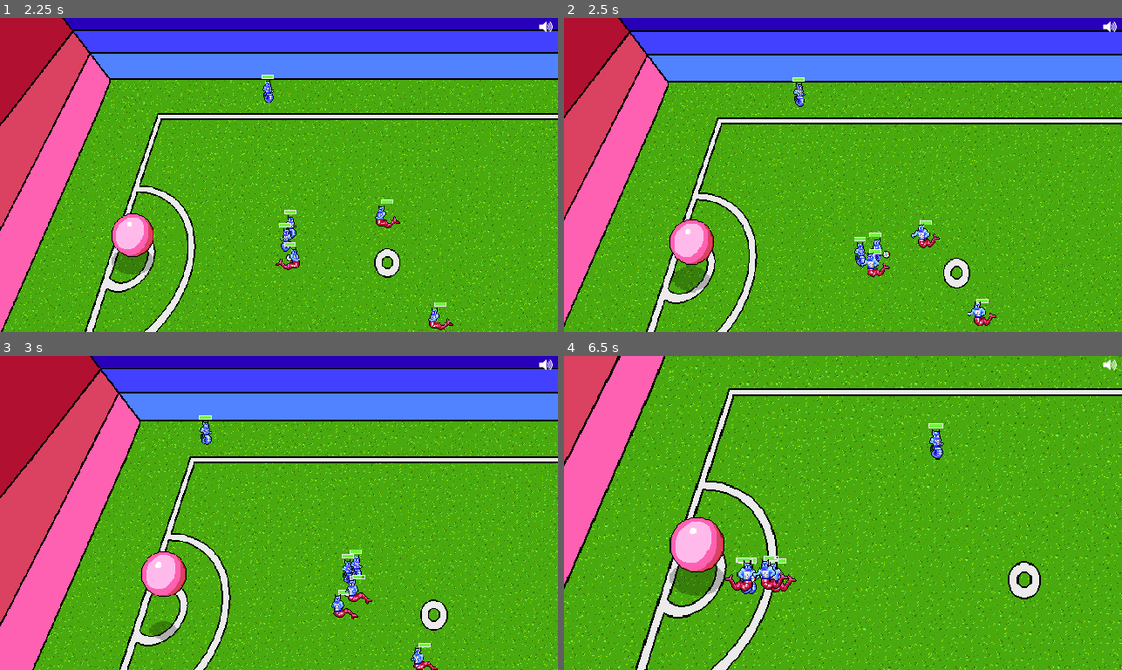
Above: before the commit, frames 1-4 (two rows, left to right).
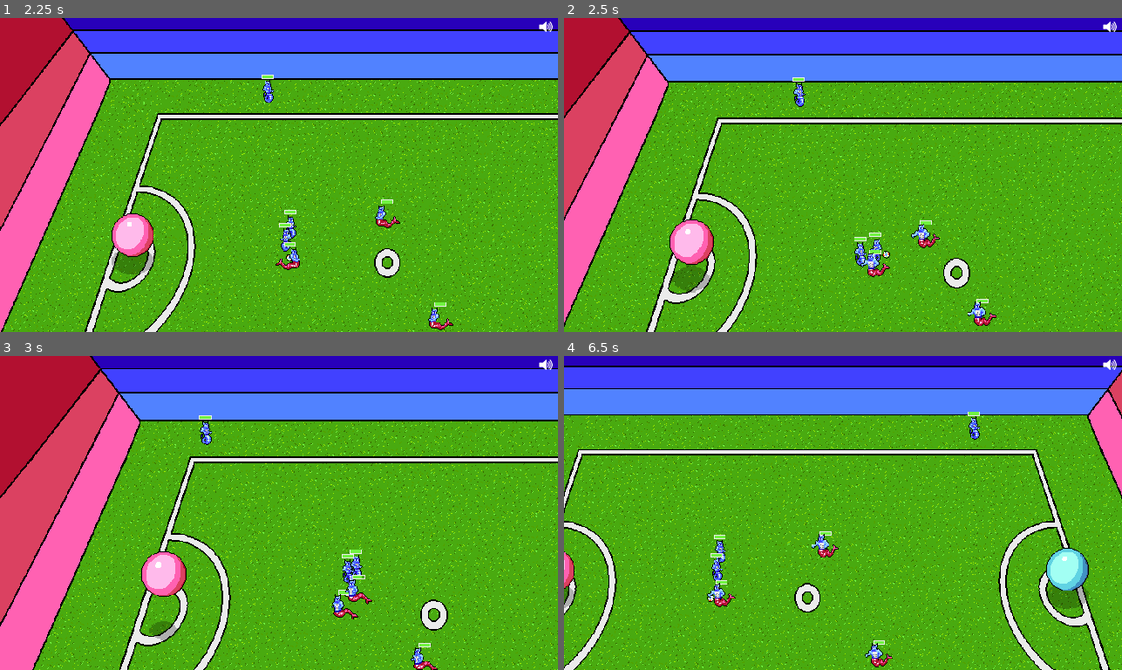
Above: after the commit, the same moments.

Repository: gamkedo-la/Elementaball
Game: Godot game, scene res://Node2D.tscn
The game is run twice, just before and just after one commit, with the same random seed, the same clock (stepped at 60 frames per second) and the same inputs.
Inputs:
- Up to frame 1 (2.25 s): hold Up (ui_up) 0.53-2.03 s; hold Left (ui_left) from 2.03 s (still down)
- Up to frame 2 (2.5 s): keep holding Left (ui_left)
- Up to frame 3 (3 s): keep holding Left (ui_left)
- Up to frame 4 (6.5 s): release Left (ui_left) at 3.53 s; hold Down (ui_down) 3.53-4.28 s; hold Right (ui_right) 4.28-5.03 s; hold Up (ui_up) 5.03-5.78 s; hold Right (ui_right) from 5.78 s (still down)

Frame 1 is identical in both runs. In frame 2, less than 0.1% of the frame differs, in the area x 52-58%, y 69-82%; in frame 3, 0.1%; in frame 4, 44%, in the area x 0-100%, y 0-100%.

Commit message:
Fixed goal out of bounds bug (temporarily - scoring not yet implemented)

Diff:
--- a/Camera2D.gd
+++ b/Camera2D.gd
@@ -50,7 +50,6 @@
 func set_targets(player):
 	if not player in targets:
 		targets = [player, ball]
-	print(targets)
 
 func add_target(target):
 	if not target in targets:
--- a/Field and Equipment/Ball.gd
+++ b/Field and Equipment/Ball.gd
@@ -199,8 +199,7 @@
 	get_tree().change_scene(get_tree().current_scene.filename)
 
 func score_goal():
-	kicking = false
-	dribbling = true
+	get_tree().change_scene(get_tree().current_scene.filename)
 
 func _on_KickMenu_id_pressed(id):
 	initialize_kick(id)
@@ -372,3 +371,8 @@
 		out_of_bounds()
 	if body == self:
 		out_of_bounds()
+
+
+func _on_GoalBoundaryDetector_body_entered(body):
+	if "Goal" in body.name:
+		score_goal()
--- a/Field and Equipment/Ball.tscn
+++ b/Field and Equipment/Ball.tscn
@@ -1,10 +1,13 @@
-[gd_scene load_steps=4 format=2]
+[gd_scene load_steps=5 format=2]
 
 [ext_resource path="res://Art/Sprites/ball.png" type="Texture" id=1]
 [ext_resource path="res://Field and Equipment/Ball.gd" type="Script" id=2]
 
 [sub_resource type="CircleShape2D" id=1]
 radius = 24.3423
+
+[sub_resource type="CircleShape2D" id=2]
+radius = 5.48102
 
 [node name="Ball" type="RigidBody2D"]
 position = Vector2( 38.9399, 73.1371 )
@@ -26,3 +29,12 @@
 __meta__ = {
 "_edit_lock_": true
 }
+
+[node name="GoalBoundaryDetector" type="Area2D" parent="."]
+collision_layer = 2
+collision_mask = 4
+
+[node name="BoundaryCollider" type="CollisionShape2D" parent="GoalBoundaryDetector"]
+shape = SubResource( 2 )
+
+[connection signal="body_entered" from="GoalBoundaryDetector" to="." method="_on_GoalBoundaryDetector_body_entered"]
--- a/Node2D.tscn
+++ b/Node2D.tscn
@@ -133,13 +133,18 @@
 position = Vector2( 159.34, 67.8276 )
 collision_mask = 5
 
-[node name="Goal" parent="." instance=ExtResource( 5 )]
+[node name="Goal" parent="." groups=[
+"goal",
+] instance=ExtResource( 5 )]
 show_behind_parent = true
 position = Vector2( 517.111, 47.2662 )
 frame = 1
 
-[node name="Goal" parent="Goal" index="0"]
-collision_mask = 3
+[node name="Goal" parent="Goal" index="0" groups=[
+"goal",
+]]
+collision_layer = 4
+collision_mask = 1
 
 [node name="Position2D" type="Position2D" parent="Goal"]
 position = Vector2( 63.113, 35.2653 )
@@ -147,14 +152,20 @@
 [node name="Position2D2" type="Position2D" parent="Goal"]
 position = Vector2( 31.28, -82.489 )
 
-[node name="Enemy Goal" parent="." instance=ExtResource( 5 )]
+[node name="Enemy Goal" parent="." groups=[
+"goal",
+] instance=ExtResource( 5 )]
 show_behind_parent = true
 position = Vector2( -191.427, 48.3257 )
 texture = ExtResource( 8 )
 frame = 0
 
-[node name="Goal" parent="Enemy Goal" index="0"]
-collision_mask = 3
+[node name="Goal" parent="Enemy Goal" index="0" groups=[
+"goal",
+]]
+position = Vector2( 0.0634766, -8.38073 )
+collision_layer = 4
+collision_mask = 1
 
 [node name="CollisionShape2D" parent="Enemy Goal/Goal" index="0"]
 position = Vector2( 2.33832, -32.6637 )
@@ -294,6 +305,14 @@
 "boundary",
 ]]
 position = Vector2( -223.562, 82.9747 )
+rotation = 0.317148
+shape = SubResource( 14 )
+one_way_collision_margin = 4.8
+
+[node name="CollisionShape2D5" type="CollisionShape2D" parent="Boundary Line" groups=[
+"boundary",
+]]
+position = Vector2( -259.794, 86.5451 )
 rotation = 0.317148
 shape = SubResource( 14 )
 one_way_collision_margin = 4.8
